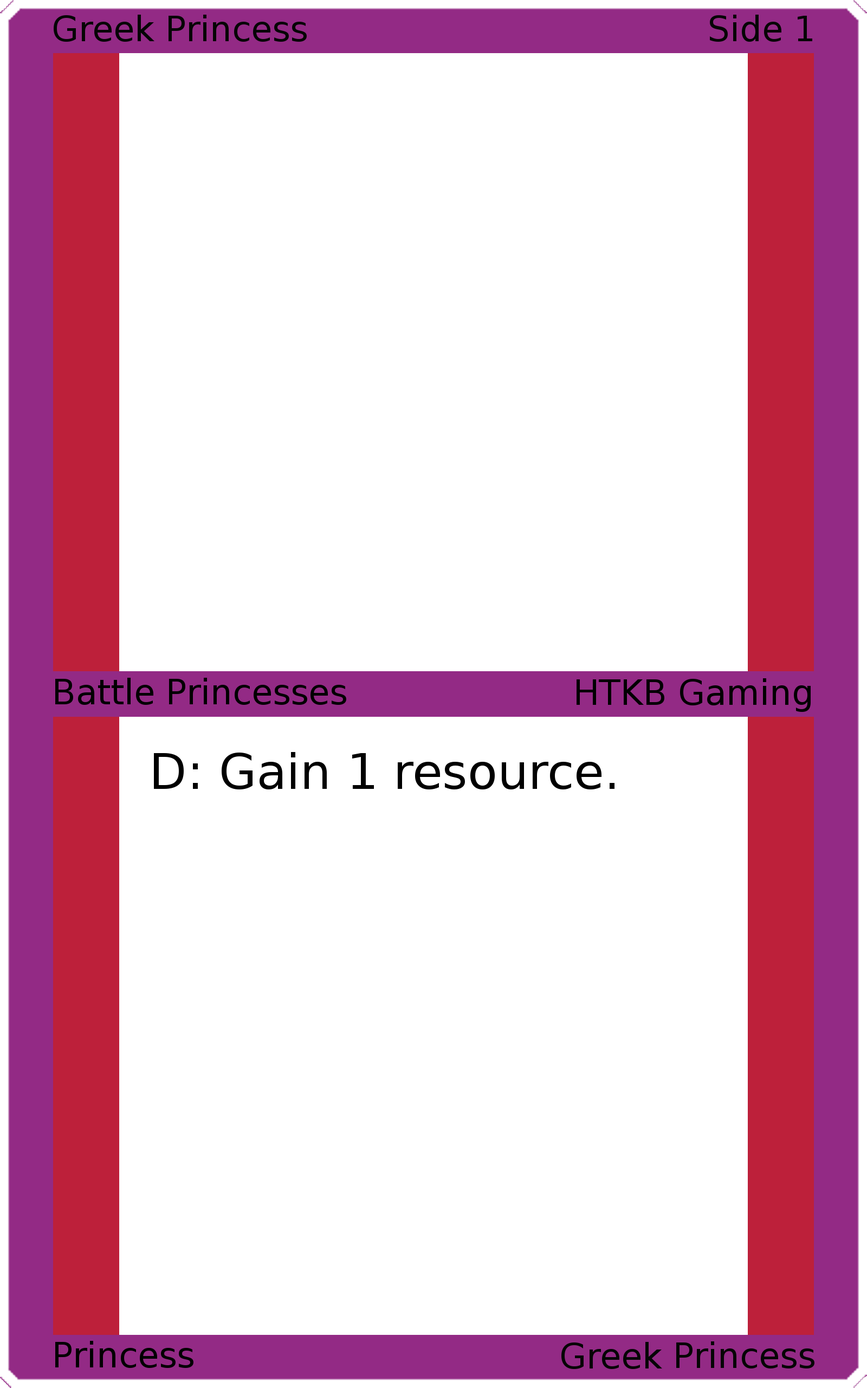
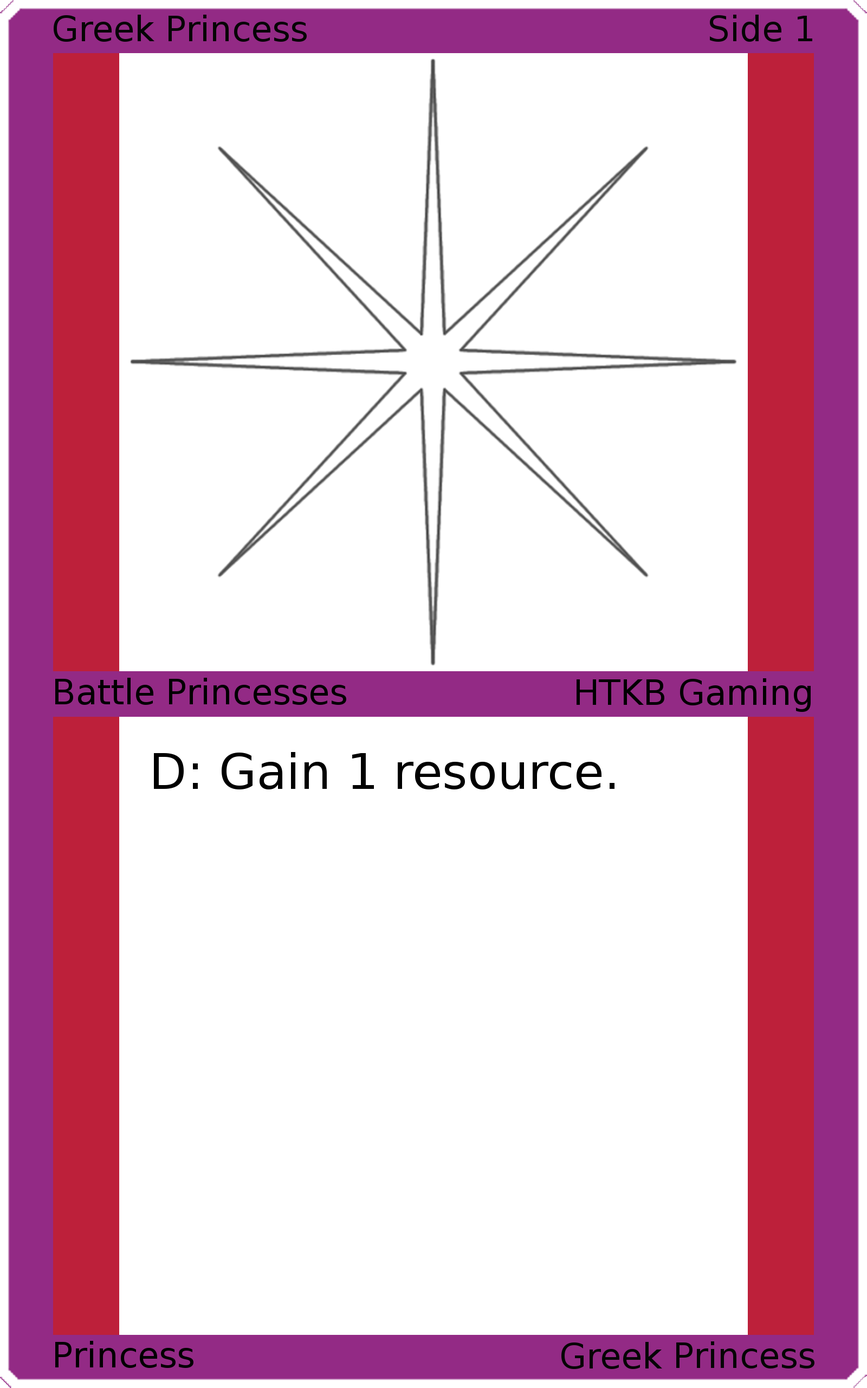
The second 867×1388 image is a revision of the first. Changes to its layers:
added layer "Art" above "Top Background" over bbox(129, 57, 738, 666)
